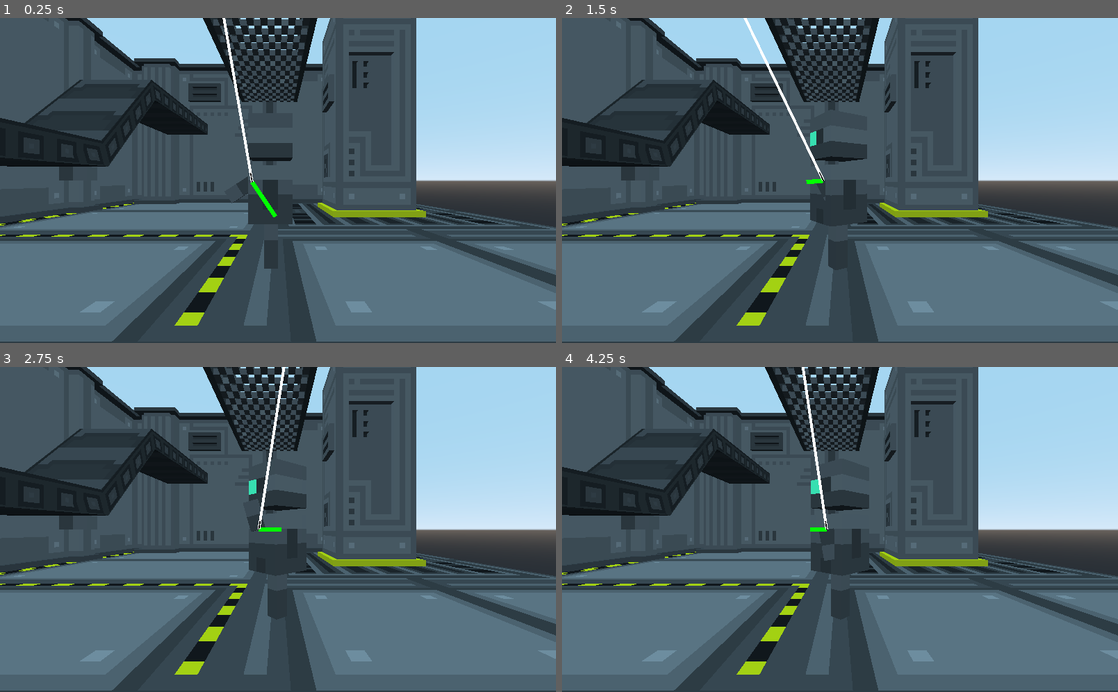
Above: before the commit, frames 1-4 (two rows, left to right).
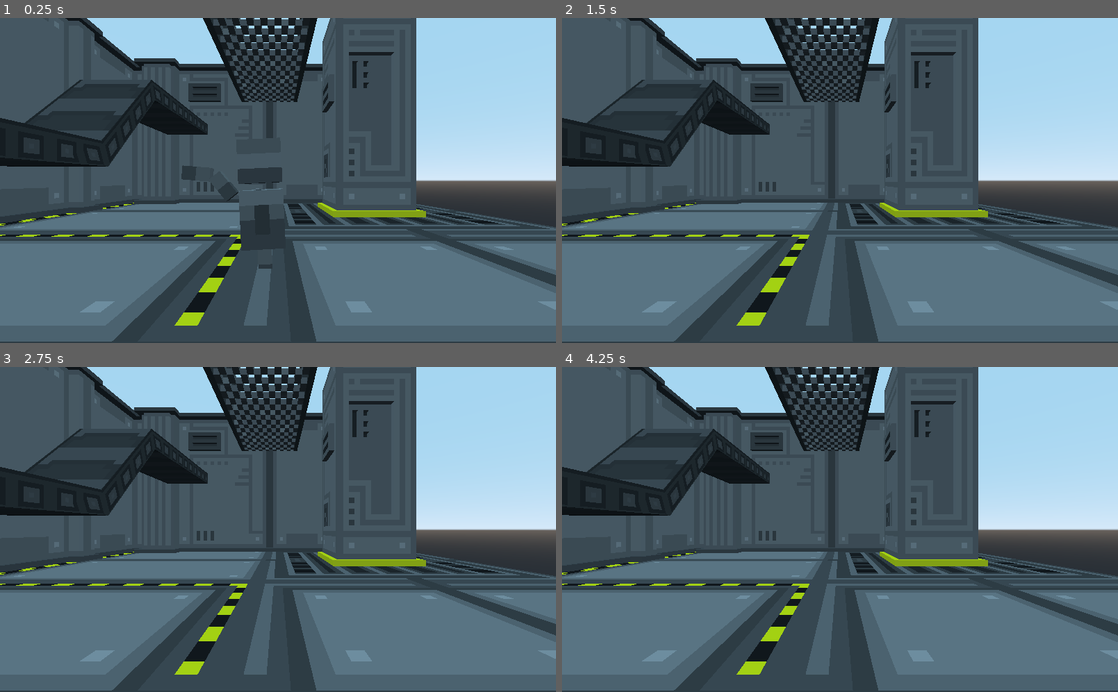
Above: after the commit, the same moments.

Repository: yimmit303/Help-Im-Covered-In-Glue
Game: Godot game, scene res://Root.tscn
Same seed, same stepped clock (60 frames per second), same inputs: the game is played once before the commit and once after it.
Inputs:
- Up to frame 1 (0.25 s): no input
- Up to frame 2 (1.5 s): hold Right (ui_right) 0.53-1.28 s; hold Left (ui_left) from 1.28 s (still down)
- Up to frame 3 (2.75 s): release Left (ui_left) at 2.03 s; hold Right (ui_right) from 2.03 s (still down)
- Up to frame 4 (4.25 s): release Right (ui_right) at 3.53 s; hold Left (ui_left) from 3.53 s (still down)

The runs differ from the first frame. In frame 1, 1.9% of the frame differs, in the area x 10-53%, y 0-78%; in frame 2, 1.7%; in frame 3, 1.6%; in frame 4, 1.6%.

Commit message:
Added joints

Diff:
--- a/Player/Player.tscn
+++ b/Player/Player.tscn
@@ -10,6 +10,9 @@
 [ext_resource path="res://Player/glue_leg.obj" type="ArrayMesh" id=8]
 [ext_resource path="res://Player/body_temp.gd" type="Script" id=9]
 [ext_resource path="res://Player/Debug_Draw.gd" type="Script" id=10]
+
+[sub_resource type="BoxShape" id=4]
+extents = Vector3( 0.156468, 0.198802, 0.154087 )
 
 [sub_resource type="SpatialMaterial" id=1]
 albedo_texture = ExtResource( 1 )
@@ -30,59 +33,80 @@
 emission_texture = ExtResource( 2 )
 
 [sub_resource type="BoxShape" id=3]
-extents = Vector3( 0.100553, 0.0496687, 0.0537546 )
+extents = Vector3( 0.1, 0.05, 0.05 )
 
 [node name="Player" type="Spatial"]
 transform = Transform( 1, 0, 0, 0, 1, 0, 0, 0, 1, 0.00242007, 1.19209e-07, -0.00091207 )
 
-[node name="glue_body" type="MeshInstance" parent="."]
+[node name="body_Body" type="RigidBody" parent="."]
+
+[node name="CollisionShape" type="CollisionShape" parent="body_Body"]
+transform = Transform( 1, 0, 0, 0, 1, 0, 0, 0, 1, 0.0477084, 0.539616, -0.0530457 )
+shape = SubResource( 4 )
+
+[node name="glue_body" type="MeshInstance" parent="body_Body"]
 transform = Transform( 1, 0, 0, 0, 1, 0, 0, 0, 1, 0.0008412, 0.334573, -3.3021e-05 )
 mesh = ExtResource( 5 )
 material/0 = SubResource( 1 )
 script = ExtResource( 9 )
 
-[node name="glue_head" type="MeshInstance" parent="glue_body"]
+[node name="glue_head" type="MeshInstance" parent="body_Body/glue_body"]
 transform = Transform( 1, 0, 0, 0, 1, 0, 0, 0, 1, 0, 0.45, 0 )
 mesh = ExtResource( 4 )
 material/0 = SubResource( 2 )
 
-[node name="glue_leg" type="MeshInstance" parent="glue_body"]
+[node name="glue_leg" type="MeshInstance" parent="body_Body/glue_body"]
 transform = Transform( 1, 2.38419e-07, 0, -1.1921e-07, 2, 0, 0, 0, 1, -1.21538e-07, -0.334573, 0 )
 mesh = ExtResource( 8 )
 material/0 = ExtResource( 3 )
 
-[node name="glue_armL_target" type="Position3D" parent="glue_body"]
-transform = Transform( 1, 0, 0, 0, 1, 0, 0, 0, 1, 0.201431, 0.351645, -0.045554 )
+[node name="glue_armL_target" type="Position3D" parent="body_Body/glue_body"]
+transform = Transform( 1, 0, 0, 0, 1, 0, 0, 0, 1, 0.216826, 0.351645, -0.045554 )
 
 [node name="Camera" type="Camera" parent="."]
 transform = Transform( -1, 0, -8.74228e-08, 0, 1, 0, 8.74228e-08, 0, -1, 0, 0.630376, -1.76312 )
 
+[node name="armL_Shoulder" type="Generic6DOFJoint" parent="."]
+transform = Transform( 1, 0, 0, 0, 1, 0, 0, 0, 1, 0.265392, 0.663722, 0 )
+nodes/node_a = NodePath("../body_Body")
+nodes/node_b = NodePath("../armL_body")
+linear_limit_x/lower_distance = -0.06
+angular_limit_z/enabled = false
+angular_limit_z/upper_angle = -73.77
+
 [node name="armL_body" type="RigidBody" parent="."]
-transform = Transform( 1, 0, 0, 0, 1, 0, 0, 0, 1, 0.242968, 0.680851, -0.0479101 )
-gravity_scale = 0.5
-linear_damp = 5.0
+transform = Transform( 1, 0, 0, 0, 1, 0, 0, 0, 1, 0.388341, 0.680851, -0.0479101 )
+gravity_scale = 0.0
 script = ExtResource( 6 )
-target_path = NodePath("../glue_body/glue_armL_target")
+target_path = NodePath("../body_Body/glue_body/glue_armL_target")
 debugger_path = NodePath("../Debug_Overlay/Debug_Draw")
 
-[node name="arm_center" type="Position3D" parent="armL_body"]
-transform = Transform( 1, 0, 0, 0, 1, 0, 0, 0, 1, 0.103326, 0.00021714, 0 )
+[node name="shoulder" type="Position3D" parent="armL_body"]
+transform = Transform( 1, 0, 0, 0, 1, 0, 0, 0, 1, -0.1, 0, 0 )
+
+[node name="PinJoint" type="PinJoint" parent="armL_body/shoulder"]
 
 [node name="CollisionShape" type="CollisionShape" parent="armL_body"]
-transform = Transform( 1, 0, 0, 0, 1, 0, 0, 0, 1, 0.103326, 0.00021714, 0 )
 shape = SubResource( 3 )
 
 [node name="glue_armL" type="MeshInstance" parent="armL_body"]
-transform = Transform( -1.62921e-07, 1, 0, -1, -1.62921e-07, 0, 0, 0, 1, 0, 0.0493224, 0.0498821 )
+transform = Transform( -1.62921e-07, 1, 0, -1, -1.62921e-07, 0, 0, 0, 1, -0.101, 0.05, 0.05 )
 mesh = ExtResource( 8 )
 material/0 = ExtResource( 3 )
 
 [node name="glue_handL_target" type="Position3D" parent="armL_body/glue_armL"]
-transform = Transform( -1.62921e-07, -1, 0, 1, -1.62921e-07, 0, 0, 0, 1, 0.0483551, 0.204266, -0.0527707 )
+transform = Transform( -1.62921e-07, -1, 0, 1, -1.62921e-07, 0, 0, 0, 1, 0.0483552, 0.215377, -0.0527707 )
+
+[node name="armL_Elbow" type="Generic6DOFJoint" parent="."]
+transform = Transform( 1, 0, 0, 0, 1, 0, 0, 0, 1, 0.497449, 0.699078, -0.0573668 )
+nodes/node_a = NodePath("../armL_body")
+nodes/node_b = NodePath("../handL_body")
+angular_limit_z/upper_angle = 180.0
+angular_limit_z/lower_angle = -180.0
 
 [node name="handL_body" type="RigidBody" parent="."]
-transform = Transform( 1, 0, 0, 0, 1, 0, 0, 0, 1, 1.36502, 0.680851, -0.0479101 )
-gravity_scale = 0.0
+transform = Transform( 1, 0, 0, 0, 1, 0, 0, 0, 1, 0.526247, 0.680851, -0.0479101 )
+gravity_scale = 0.1
 
 [node name="CollisionShape" type="CollisionShape" parent="handL_body"]
 transform = Transform( 1, 0, 0, 0, 1, 0, 0, 0, 1, 0.103326, 0.00021714, 0 )
--- /dev/null
+++ b/Player/Player_Testing.tscn
@@ -0,0 +1,23 @@
+[gd_scene load_steps=4 format=2]
+
+[ext_resource path="res://Player/Player.tscn" type="PackedScene" id=1]
+
+[sub_resource type="BoxShape" id=1]
+extents = Vector3( 7, 0.15, 7 )
+
+[sub_resource type="CubeMesh" id=2]
+size = Vector3( 14, 0.3, 14 )
+
+[node name="Root" type="Spatial"]
+
+[node name="Player" parent="." instance=ExtResource( 1 )]
+transform = Transform( 1, 0, 0, 0, 1, 0, 0, 0, 1, 0.549883, 0.15, -3.63285 )
+
+[node name="StaticBody" type="StaticBody" parent="."]
+
+[node name="CollisionShape" type="CollisionShape" parent="StaticBody"]
+shape = SubResource( 1 )
+
+[node name="MeshInstance" type="MeshInstance" parent="StaticBody"]
+mesh = SubResource( 2 )
+material/0 = null
--- a/Player/player_arm.gd
+++ b/Player/player_arm.gd
@@ -10,17 +10,21 @@
 # Called when the node enters the scene tree for the first time.
 func _ready():
 	var debugger = get_node(debugger_path)
-	target_pos = get_node(target_path).get_global_transform().origin
-	force_direction = target_pos - self.get_translation()
-	debugger.vectors.append(debugger.Vector.new(self, "linear_velocity", 1.0, 8.0, Color(0, 1, 0, 1)))
-	debugger.vectors.append(debugger.Vector.new(self, "force_direction", PULL_STRENGTH, 5.0, Color(1, 1, 1, 1)))
-	debugger.vectors.append(debugger.Vector.new(self, "force_direction", 1.0, 2.0, Color(0, 0, 0, 1)))
+#	target_pos = get_node(target_path).get_global_transform().origin
+#	force_direction = target_pos - self.get_translation()
+#	gravity_force = Vector3(0, -1, 0) * 0.8
+#	debugger.vectors.append(debugger.Vector.new(self, "linear_velocity", 1.0, 8.0, Color(0, 1, 0, 1)))
+#	debugger.vectors.append(debugger.Vector.new(self, "force_direction", PULL_STRENGTH, 5.0, Color(1, 1, 1, 1)))
+#	debugger.vectors.append(debugger.Vector.new(self, "force_direction", 1.0, 2.0, Color(0, 0, 0, 1)))
+#	debugger.vectors.append(debugger.Vector.new(self, "gravity_force", 1.0, 2.0, Color(1, 1, 0, 1)))
 
 func _integrate_forces(state):
-	target_pos = get_node(target_path).get_global_transform().origin
-	force_direction = target_pos - self.get_global_transform().origin
-	add_force(force_direction * PULL_STRENGTH, Vector3(0, 0, 0))
-	add_force(Vector3(0, -1, 0) * 0.8, get_node("arm_center").get_translation())
+#	target_pos = get_node(target_path).get_global_transform().origin
+#	force_direction = target_pos - self.get_global_transform().origin
+#	add_force(force_direction * PULL_STRENGTH, get_node("shoulder").get_translation())
+	gravity_force = Vector3(0, -1, 0) * 0.8
+#	add_force(gravity_force, Vector3(0, 0, 0))
+#	add_force(gravity_force, Vector3(0, 0, 0))
 
 # Called every frame. 'delta' is the elapsed time since the previous frame.
 #func _process(delta):
Not shown: 1 places in Player/Player.tscn that only renumber resources
